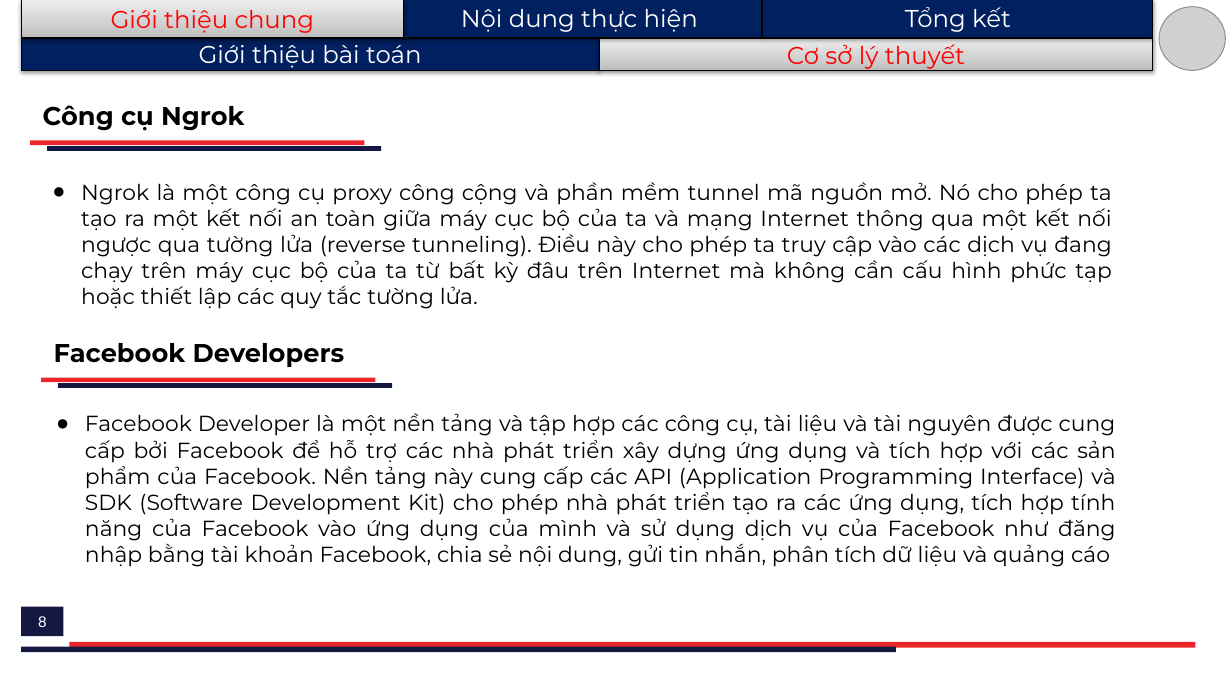
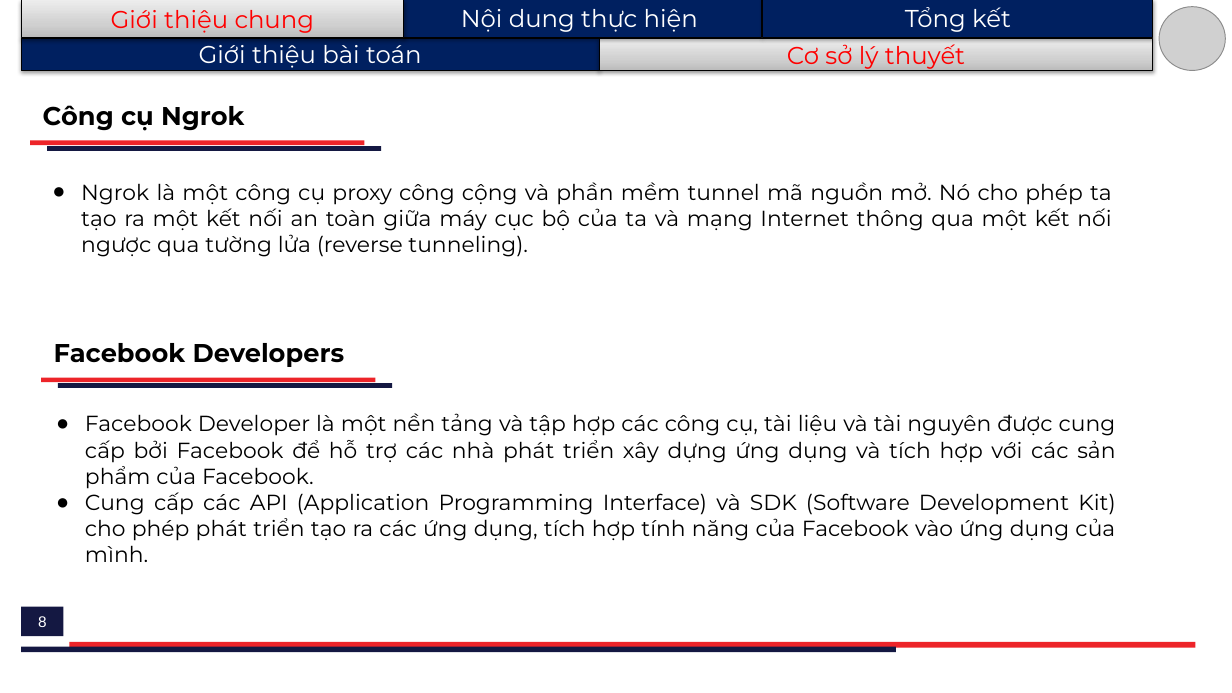
Before and after one commit to H4ll3y/Rasa-Consultant, a slide deck: slide 8 of doc/A37134_LeQuangHuy.pptx. Drawn at 1232x693 pixels with LibreOffice and Linux fonts; fonts in the diff are those of the drawing; grey boxes stand for pictures. Boxes give left, top, right and bottom in pixels: in the first picture for what was removed or moved away, otherwise in the second. Text is boxed around its words. In the diff, an @@ line names an element or a change of style, - is before the commit and + after.

```diff
--- a/doc/A37134_LeQuangHuy.pptx
+++ b/doc/A37134_LeQuangHuy.pptx
@@ text at [81, 182, 1112, 257]: text changed @@
-● Ngrok là một công cụ proxy công cộng và phần mềm tunnel mã nguồn mở. Nó cho phép ta tạo ra một kết nối an toàn giữa máy cục bộ của ta và mạng Internet thông qua một kết nối ngược qua tường lửa (reverse tunneling). Điều này cho phép ta truy cập vào các dịch vụ đang chạy trên máy cục bộ của ta từ bất kỳ đâu trên Internet mà không cần cấu hình phức tạp hoặc thiết lập các quy tắc tường lửa.
+● Ngrok là một công cụ proxy công cộng và phần mềm tunnel mã nguồn mở. Nó cho phép ta tạo ra một kết nối an toàn giữa máy cục bộ của ta và mạng Internet thông qua một kết nối ngược qua tường lửa (reverse tunneling).
@@ text at [85, 413, 1116, 562]: text changed @@
-● Facebook Developer là một nền tảng và tập hợp các công cụ, tài liệu và tài nguyên được cung cấp bởi Facebook để hỗ trợ các nhà phát triển xây dựng ứng dụng và tích hợp với các sản phẩm của Facebook. Nền tảng này cung cấp các API (Application Programming Interface) và SDK (Software Development Kit) cho phép nhà phát triển tạo ra các ứng dụng, tích hợp tính năng của Facebook vào ứng dụng của mình và sử dụng dịch vụ của Facebook như đăng nhập bằng tài khoản Facebook, chia sẻ nội dung, gửi tin nhắn, phân tích dữ liệu và quảng cáo
+● Facebook Developer là một nền tảng và tập hợp các công cụ, tài liệu và tài nguyên được cung cấp bởi Facebook để hỗ trợ các nhà phát triển xây dựng ứng dụng và tích hợp với các sản phẩm của Facebook.
+● Cung cấp các API (Application Programming Interface) và SDK (Software Development Kit) cho phép phát triển tạo ra các ứng dụng, tích hợp tính năng của Facebook vào ứng dụng của mình.
```
Also in this commit, not shown: 6 other slides changed, 4 slides added, 2 other files.
